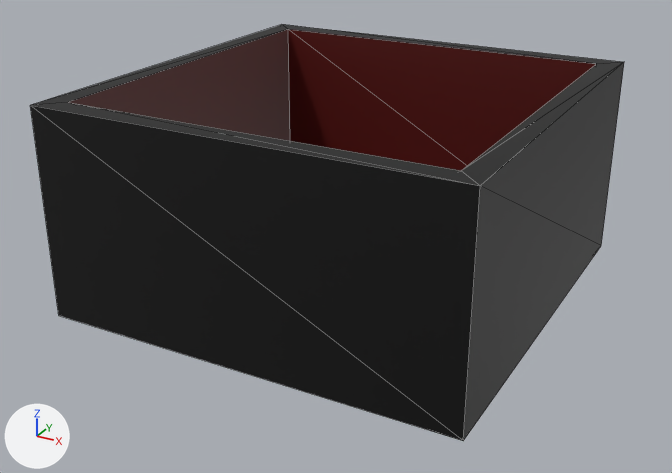
Two versions of the glTF model web/public/models/board.glb, one commit apart.
Before and after are seen from a 50 mm camera at (5.88, -11.15, 6.35) aimed at (-0.29, 0.06, 0.75). The lights are fixed; the arrows at lower left show +X, +Y and +Z. Mesh edges are drawn as thin lines. Vertices at the same position are counted once.

The first picture shows 'board'.
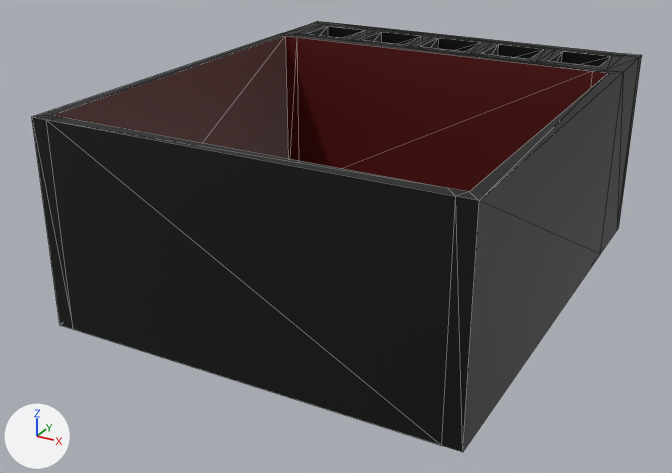
Commit message: board with dice holes

Changed parts and their boxes [x1, y1, x2, y2] in the pictures (672 x 473 px):
'board', reshaped, moved, rescaled: before [30, 25, 624, 441]; after [32, 21, 642, 452]

The change, as a list of edits to the scene's bpy script:
```text
Change me_cube_009:
    used by ob_board; location = (0.0, 0.0, 1.65); scale = (3.0, 3.0, 1.5)
    remove me_cube_009.from_pydata(...)  # 16 vertices, 34 faces; spans x -1.0..1.0, y -1.0..1.0, z -1.0..1.0
    add me_cube_009.from_pydata(...)  # 96 vertices, 188 faces; spans x -3.0..3.0, y -3.0..4.28, z 0.0..3.0
    me_cube_009 part 1: the whole mesh is rebuilt
Change ob_board:
    ob_board.scale: (3.0, 3.0, 1.5) -> (1.0, 1.0, 1.0)
    ob_board.location: (0.0, 0.0, 1.65) -> (0.0, 0.0, 0.0)
```
